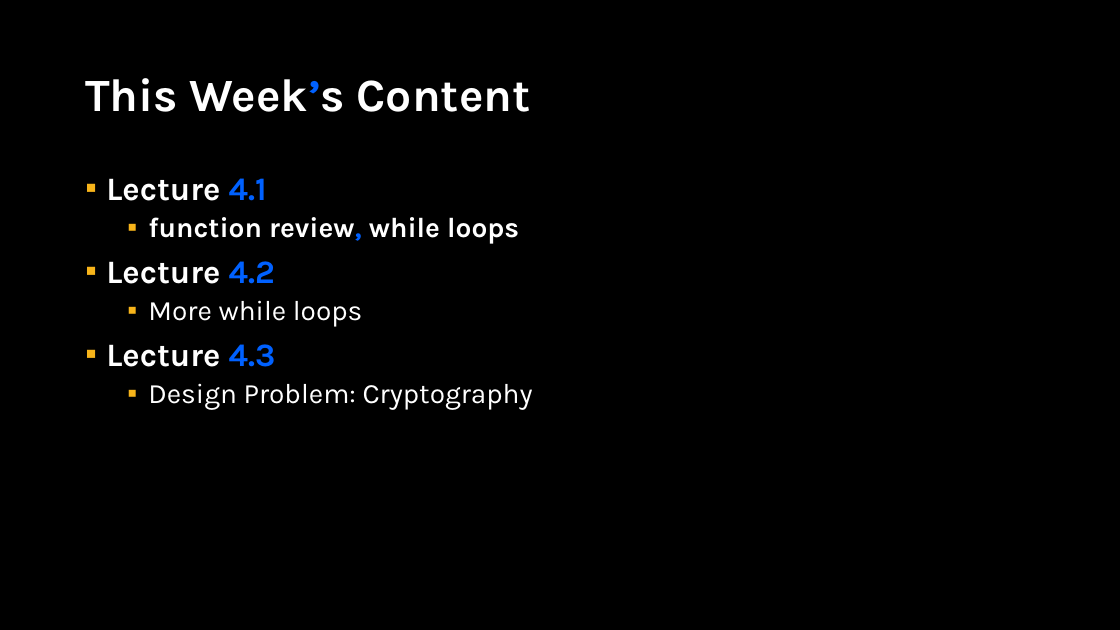
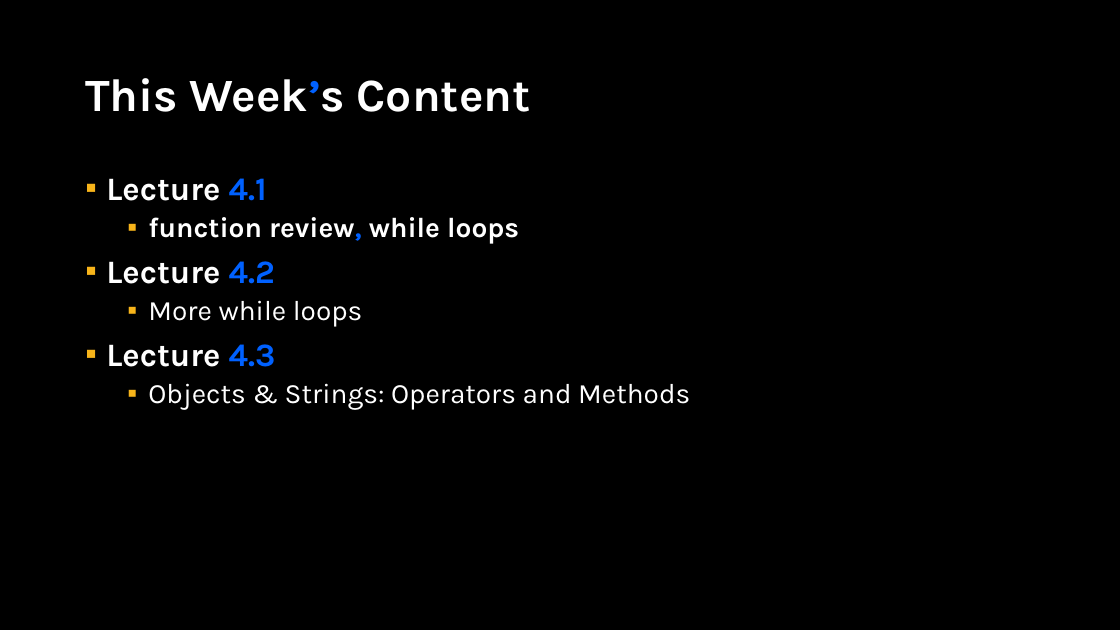
Before and after one commit to APS106/APS106-winter-2025-kinsella-goodfellow, a slide deck: slide 2 of lectures/week4/lecture1/slides/week4_lecture1.pptx. Drawn at 1120x630 pixels with LibreOffice and Linux fonts; fonts in the diff are those of the drawing; background and template pictures are left out. Boxes give left, top, right and bottom in pixels: in the first picture for what was removed or moved away, otherwise in the second. Text is boxed around its words. In the diff, an @@ line names an element or a change of style, - is before the commit and + after.

Commit message:
- Week 4 Lecture 2

```diff
--- a/lectures/week4/lecture1/slides/week4_lecture1.pptx
+++ b/lectures/week4/lecture1/slides/week4_lecture1.pptx
@@ text at [148,383,690,409]: text changed @@
-  ▪ Design Problem: Cryptography
+  ▪ Objects & Strings: Operators and Methods
```
Also in this commit, not shown: 6 other files.
